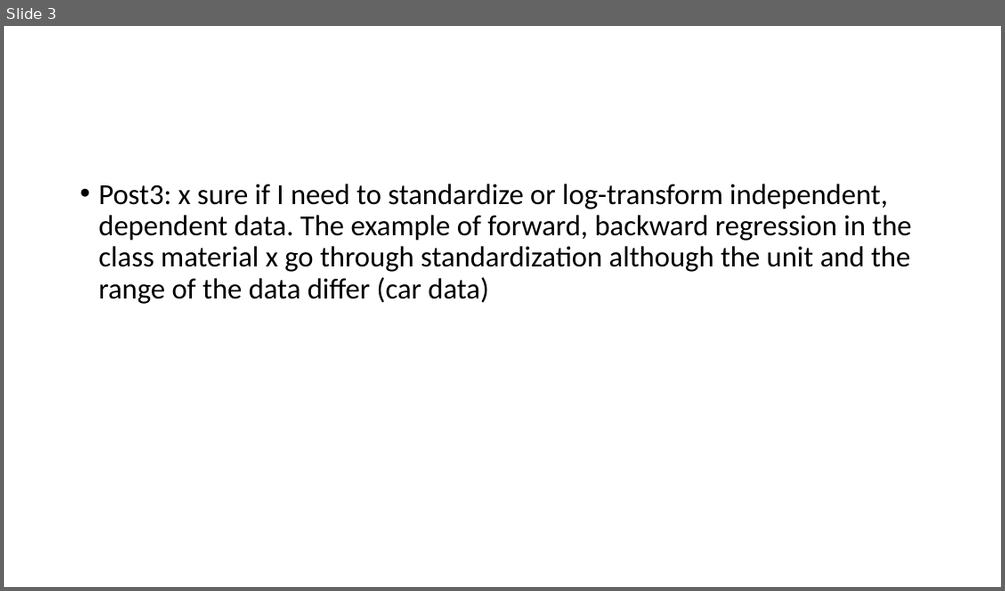
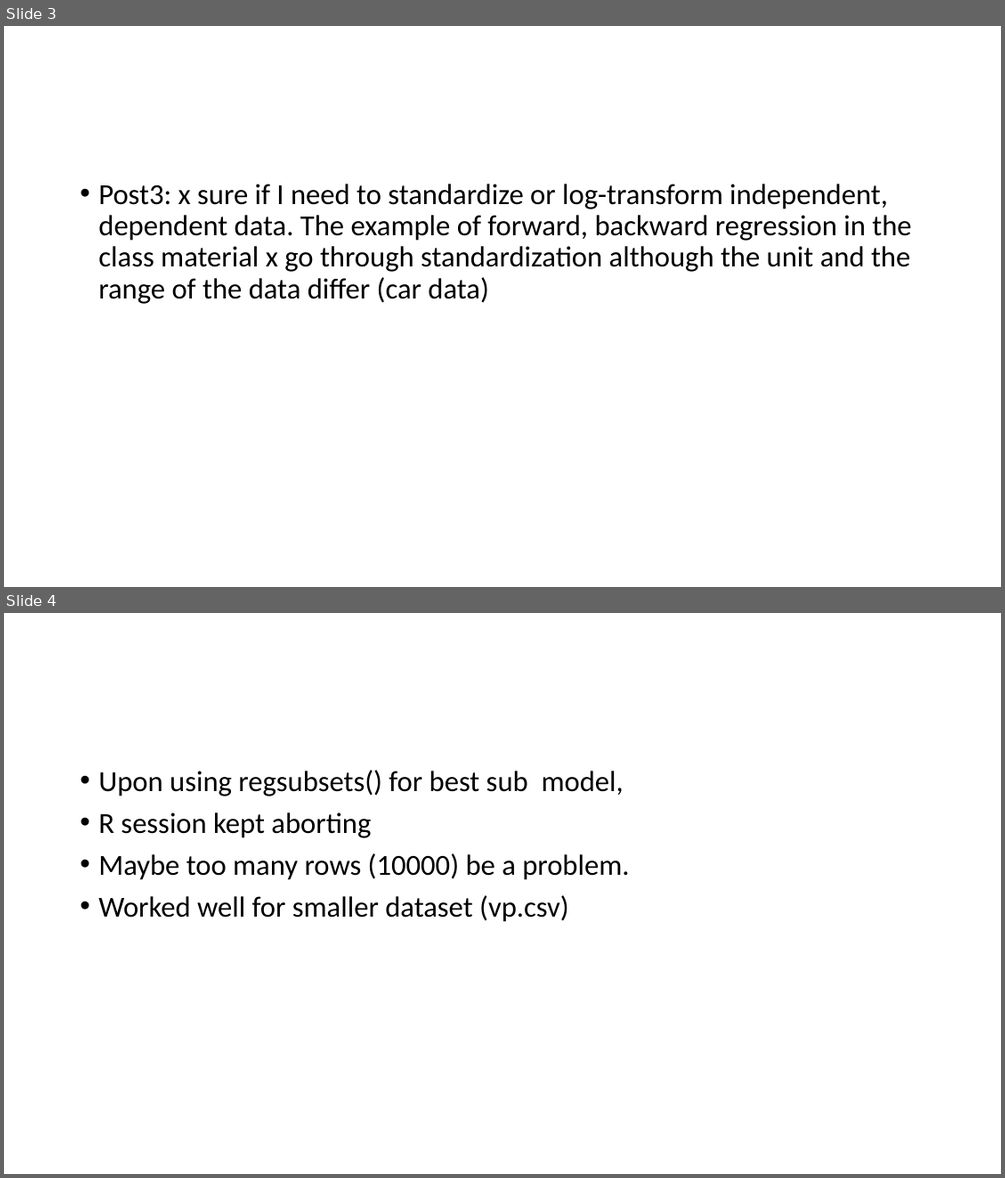
Before and after one commit to hjung9/Educational_blogs, a slide deck: problems.pptx. Shown one above the other, each under a label of ours: slide 3 before the commit, slides 3 and 4 after it. The pictures are 1005x591 and 1005x1178 pixels, drawn with LibreOffice and Linux fonts; fonts in the diff are those of the drawing. Boxes give left, top, right and bottom in pixels: in the first picture for what was removed or moved away, otherwise in the second. Text is boxed around its words. In the diff, an @@ line names an element or a change of style, - is before the commit and + after.

```diff
--- a/problems.pptx
+++ b/problems.pptx
@@ slide 4 added at (4,613,1001,1174), background #FFFFFF @@
@@ text added at (98,770,629,922), 28 pt, text #000000 @@
+• Upon using regsubsets() for best sub model,
+• R session kept aborting
+• Maybe too many rows (10000) be a problem.
+• Worked well for smaller dataset (vp.csv)
```
Also in this commit, not shown: 15 other files.
